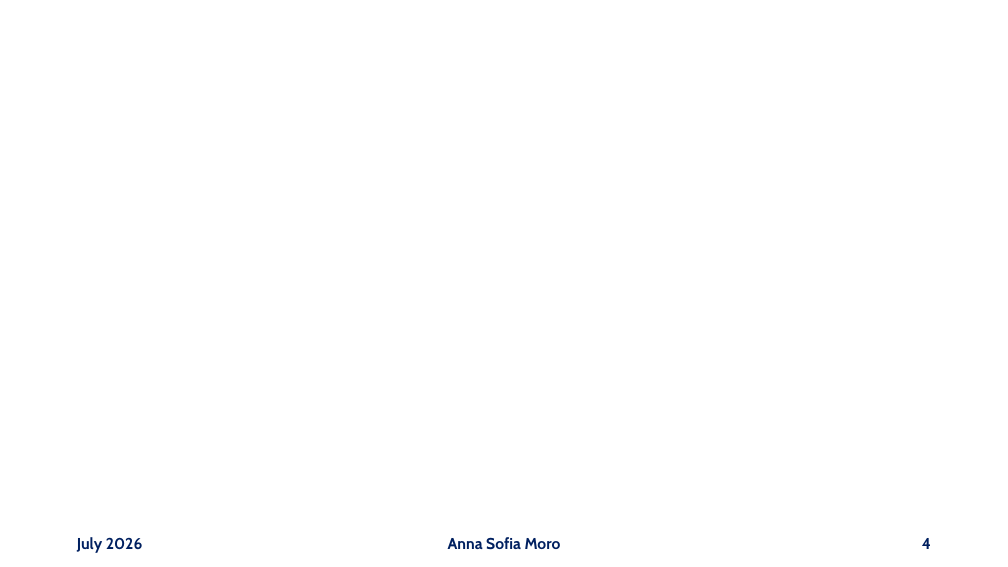
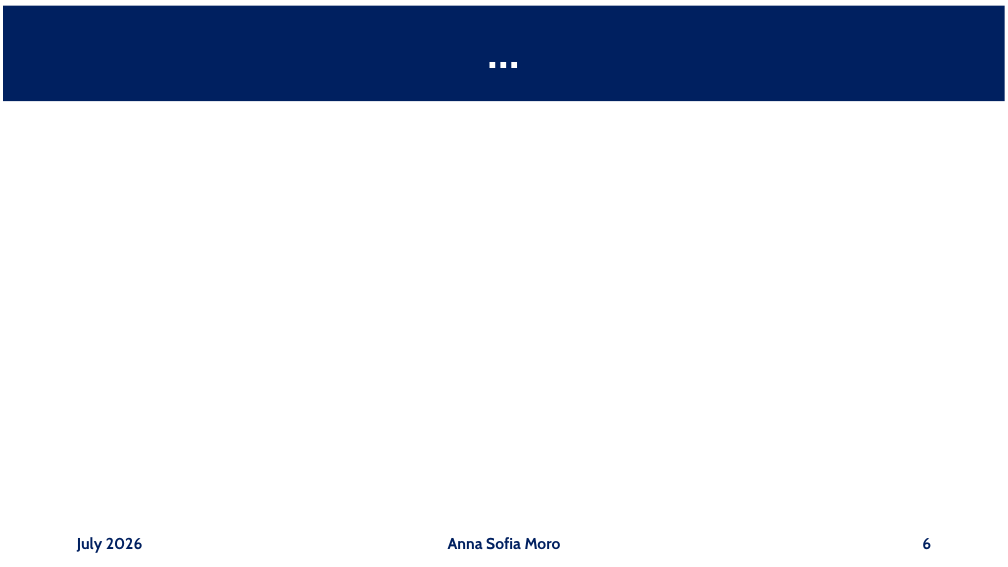
Before and after one commit to annaasofia/tesi, a slide deck: slide 6 of slides/week3.pptx (slide 4 before the commit). Drawn at 1008x567 pixels with LibreOffice and Linux fonts; fonts in the diff are those of the drawing; grey boxes stand for pictures. Boxes give left, top, right and bottom in pixels: in the first picture for what was removed or moved away, otherwise in the second. Text is boxed around its words. In the diff, an @@ line names an element or a change of style, - is before the commit and + after.

```diff
--- a/slides/week3.pptx
+++ b/slides/week3.pptx
@@ title added at <box>3,6,1005,101</box>, fill #002060, 44 pt, text #FFFFFF, bold @@
+…
@@ page number at <box>922,538,931,550</box>: text changed @@
-4
+6
```
Also in this commit, not shown: 5 other slides changed, 10 slides removed, 1 other file.
